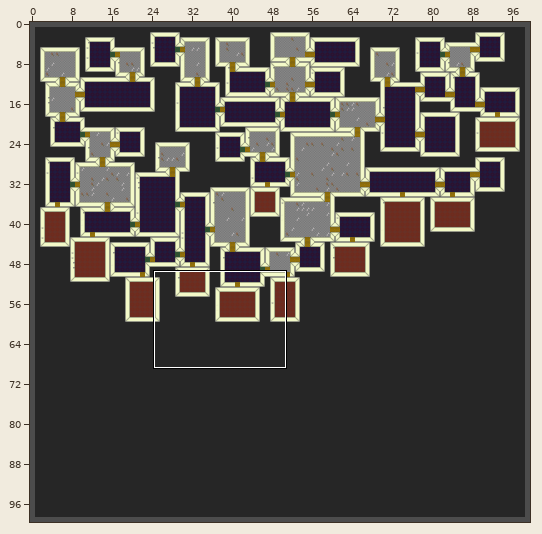
Tiled map -- desktop/Maps/test.tmx. Above, an overview of the earlier version with the close-up marked.
Close-up. Before the edit:
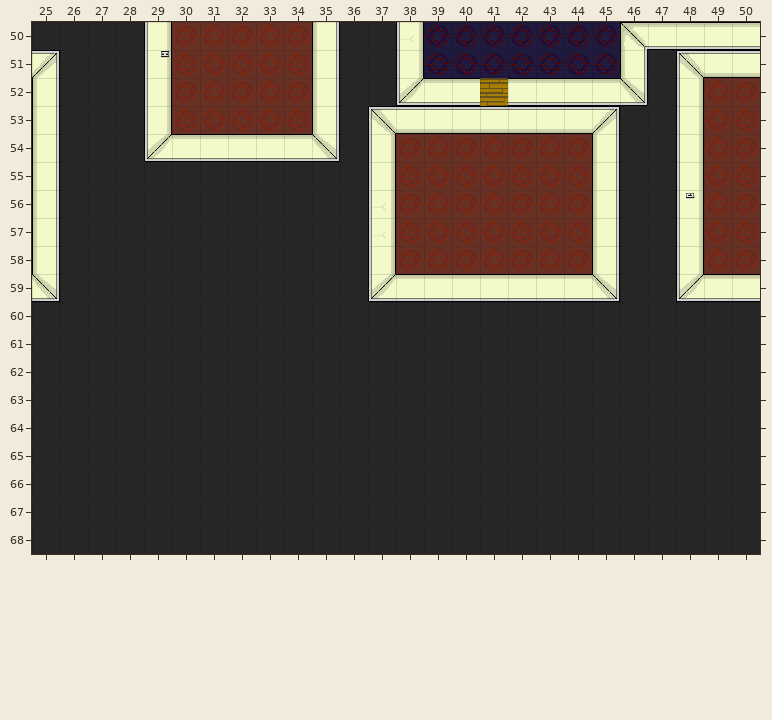
Cells are 32x32 px. Shown: x 25..50, y 50..68. The commit also changed other parts of the map, which this record leaves out.
After:
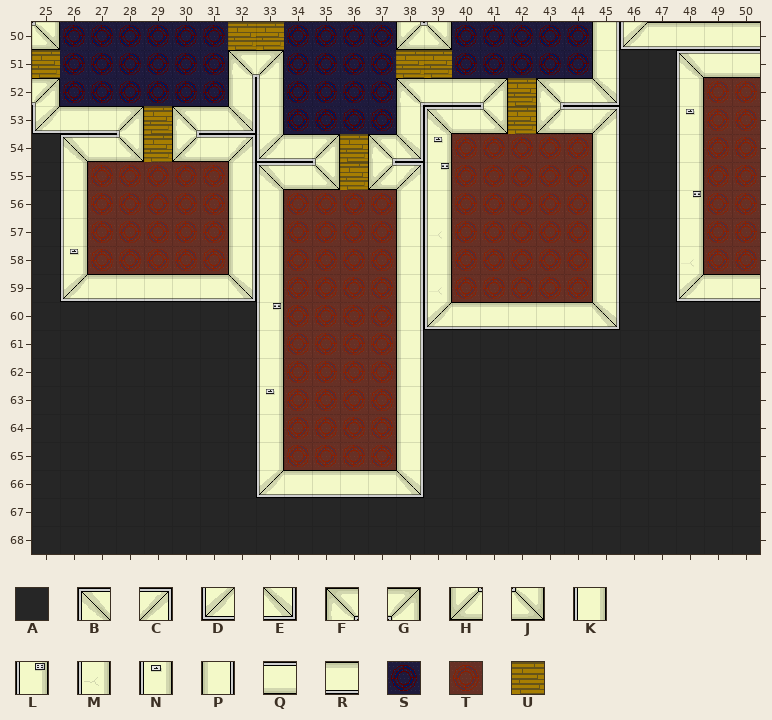
Key: from "Office01": A 0, B 2, C 3, D 4, E 5, F 6, G 7, H 8, J 9, K 10, L 11, M 12, N 13, P 20, Q 30, R 40, S 60, T 70, U 99.
_ is an empty cell.
Diff:
Layer "Tile Layer 1":
y 50: x 25..39 AAAAKTTTTTPAAMS -> JSSSSSSUUSSSSHJ; x 45..46 SF -> PD
y 51: x 25..39 CAAALTTTTTPAAKS -> USSSSSSFGSSSSUU; x 45..46 SP -> PA
y 52: x 25..38 PAAAKTTTTTPAAD -> GSSSSSSPKSSSSF; x 41..43 URR -> GUF; x 45..46 RE -> EA
y 53: x 25..39 PAAAKTTTTTPABQQ -> DRRGUFREKSSSSPB; x 41..43 QQQ -> JUH; x 48 K -> N
y 54: x 25..33 PAAADRRRR -> ABQJUHQCD; x 35..39 EAKTT -> GUFEN
y 55: x 25..39 PAAAAAAAAAAAKTT -> AKTTTTTPBQJUHCL
y 56: x 25..39 PAAAAAAAAAAAMTT -> AKTTTTTPKTTTTPK; x 48 N -> L
y 57: x 25..39 PAAAAAAAAAAAMTT -> AKTTTTTPKTTTTPM
y 58: x 25..39 PAAAAAAAAAAAKTT -> ANTTTTTPKTTTTPK
y 59: x 25..45 EAAAAAAAAAAADRRRRRRRE -> ADRRRRREKTTTTPMTTTTTP
y 60: x 33..45 AAAAAAAAAAAAA -> LTTTTPDRRRRRE
y 61..62: x 33..38 AAAAAA -> KTTTTP
y 63: x 33..38 AAAAAA -> NTTTTP
y 64..65: x 33..38 AAAAAA -> KTTTTP
y 66: x 33..38 AAAAAA -> DRRRRE
